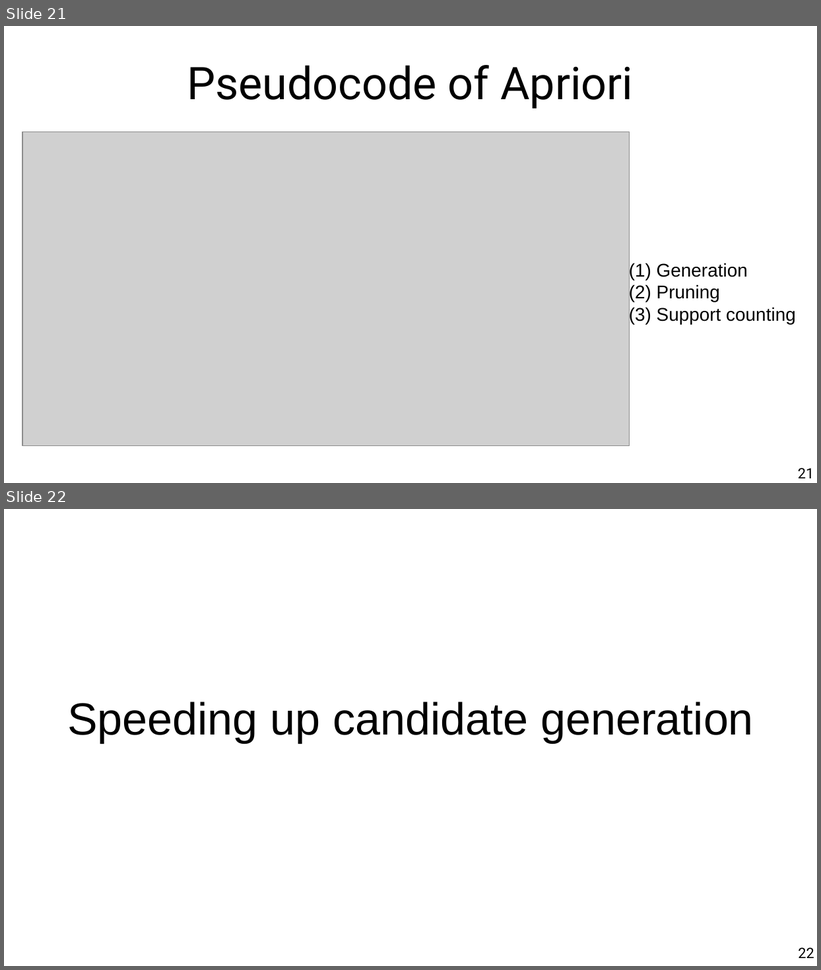
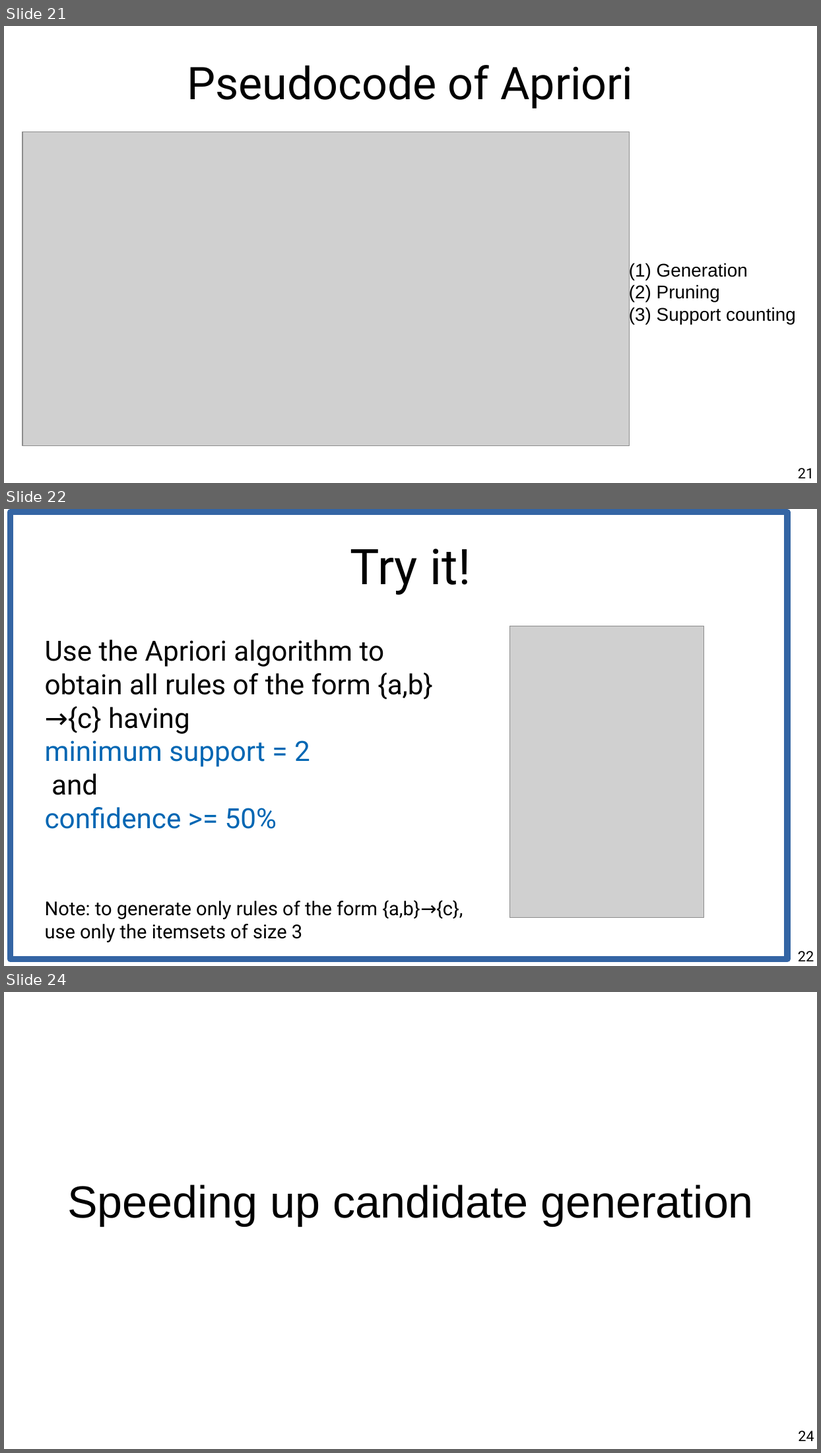
Before and after one commit to marco-calautti/data-mining-course, a slide deck: theory/tt06_association_rule_mining.odp. Shown one above the other, each under a label of ours: slides 21 and 22 before the commit, slides 21, 22 and 24 after it; the slides between them are not shown. The pictures are 821x970 and 821x1453 pixels, drawn with LibreOffice and Linux fonts; fonts in the diff are those of the drawing; grey boxes stand for pictures. Boxes give left, top, right and bottom in pixels: in the first picture for what was removed or moved away, otherwise in the second. Text is boxed around its words. In the diff, an @@ line names an element or a change of style, - is before the commit and + after.

```diff
--- a/theory/tt06_association_rule_mining.odp
+++ b/theory/tt06_association_rule_mining.odp
@@ slide 22 added at [4, 509, 817, 966], background #FFFFFF @@
@@ rectangle added at [11, 512, 788, 960], outline #3465A4 6.01 pt @@
@@ title added at [350, 549, 471, 595], 48 pt, text #000000 @@
+Try it!
@@ picture added at [510, 626, 704, 918] @@
@@ text added at [45, 640, 463, 939], 27.2 pt, text #000000 @@
+Use the Apriori algorithm to obtain all rules of the form {a,b}→{c} having
+minimum support = 2
+and
+confidence >= 50%
+Note: to generate only rules of the form {a,b}→{c}, use only the itemsets of size 3
@@ page number added at [798, 951, 814, 962], 14 pt, text #000000 @@
+22
@@ what was slide 22 is now slide 24 @@
@@ page number at [798, 1431, 814, 1441]: text changed @@
-22
+24
```
Also in this commit, not shown: 7 slides changed, 1 other slide added.
